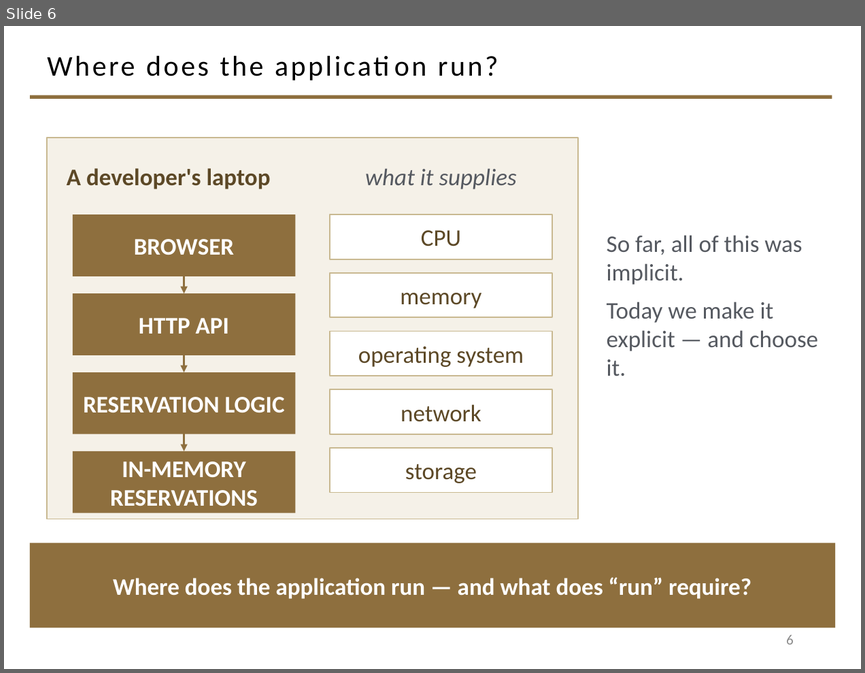
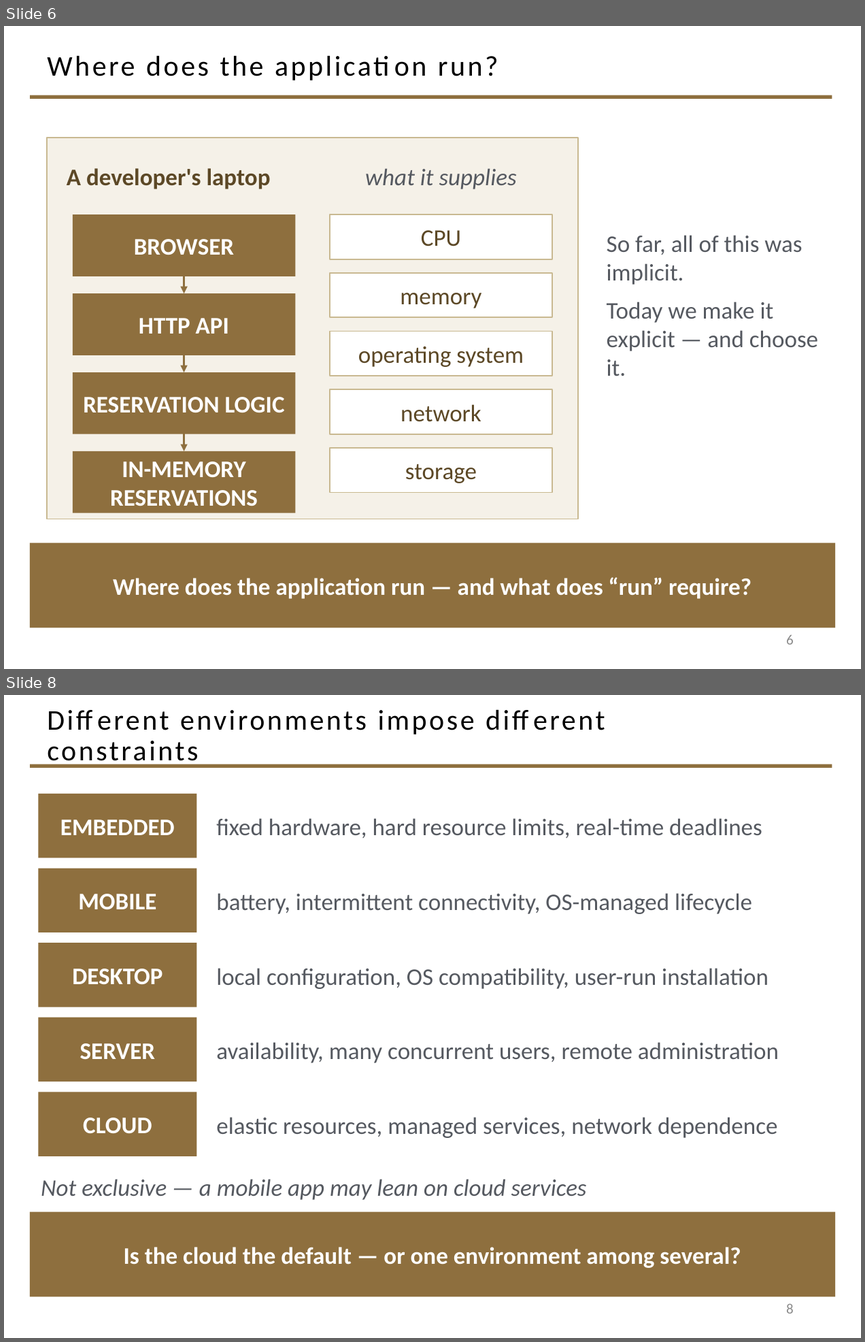
Before and after one commit to davisjam/model-based-agentic-software-engineering, a slide deck: course/lectures/act-3-software-in-the-world/02-compute-environments-and-data-management/3-1-Compute-Environments-and-Deployment.pptx. Shown one above the other, each under a label of ours: slide 6 before the commit, slides 6 and 8 after it; the slides between them are not shown. The pictures are 865x673 and 865x1342 pixels, drawn with LibreOffice and Linux fonts; fonts in the diff are those of the drawing; background and template pictures are left out. Boxes give left, top, right and bottom in pixels: in the first picture for what was removed or moved away, otherwise in the second. Text is boxed around its words. In the diff, an @@ line names an element or a change of style, - is before the commit and + after.

```diff
--- a/course/lectures/act-3-software-in-the-world/02-compute-environments-and-data-management/3-1-Compute-Environments-and-Deployment.pptx
+++ b/course/lectures/act-3-software-in-the-world/02-compute-environments-and-data-management/3-1-Compute-Environments-and-Deployment.pptx
@@ slide 8 added at [4, 695, 861, 1338], background #FFFFFF; not listed: 1 template element that a slide beside it also shows @@
@@ title added at [47, 710, 475, 768], 24 pt, text #000000 @@
+Different environments impose different constraints
@@ rectangle added at [38, 794, 197, 858], fill #8E6F3E, 20 pt, text #FFFFFF, bold @@
+EMBEDDED
@@ text added at [216, 818, 762, 838], 20 pt, text #555960 @@
+fixed hardware, hard resource limits, real-time deadlines
@@ rectangle added at [38, 868, 197, 932], fill #8E6F3E, 20 pt, text #FFFFFF, bold @@
+MOBILE
@@ text added at [216, 893, 752, 914], 20 pt, text #555960 @@
+battery, intermittent connectivity, OS-managed lifecycle
@@ rectangle added at [38, 943, 197, 1007], fill #8E6F3E, 20 pt, text #FFFFFF, bold @@
+DESKTOP
@@ text added at [216, 968, 768, 989], 20 pt, text #555960 @@
+local configuration, OS compatibility, user-run installation
@@ rectangle added at [38, 1017, 197, 1081], fill #8E6F3E, 20 pt, text #FFFFFF, bold @@
+SERVER
@@ text added at [216, 1042, 779, 1063], 20 pt, text #555960 @@
+availability, many concurrent users, remote administration
@@ rectangle added at [38, 1091, 197, 1156], fill #8E6F3E, 20 pt, text #FFFFFF, bold @@
+CLOUD
@@ text added at [216, 1117, 778, 1138], 20 pt, text #555960 @@
+elastic resources, managed services, network dependence
@@ text added at [41, 1178, 587, 1200], 20 pt, text #555960, italic @@
+Not exclusive — a mobile app may lean on cloud services
@@ rectangle added at [30, 1212, 835, 1297], fill #8E6F3E, 20 pt, text #FFFFFF, bold @@
+Is the cloud the default — or one environment among several?
@@ page number added at [786, 1304, 793, 1313], 12 pt, text #8C8C8C @@
+8
```
Also in this commit, not shown: 4 other slides added.
